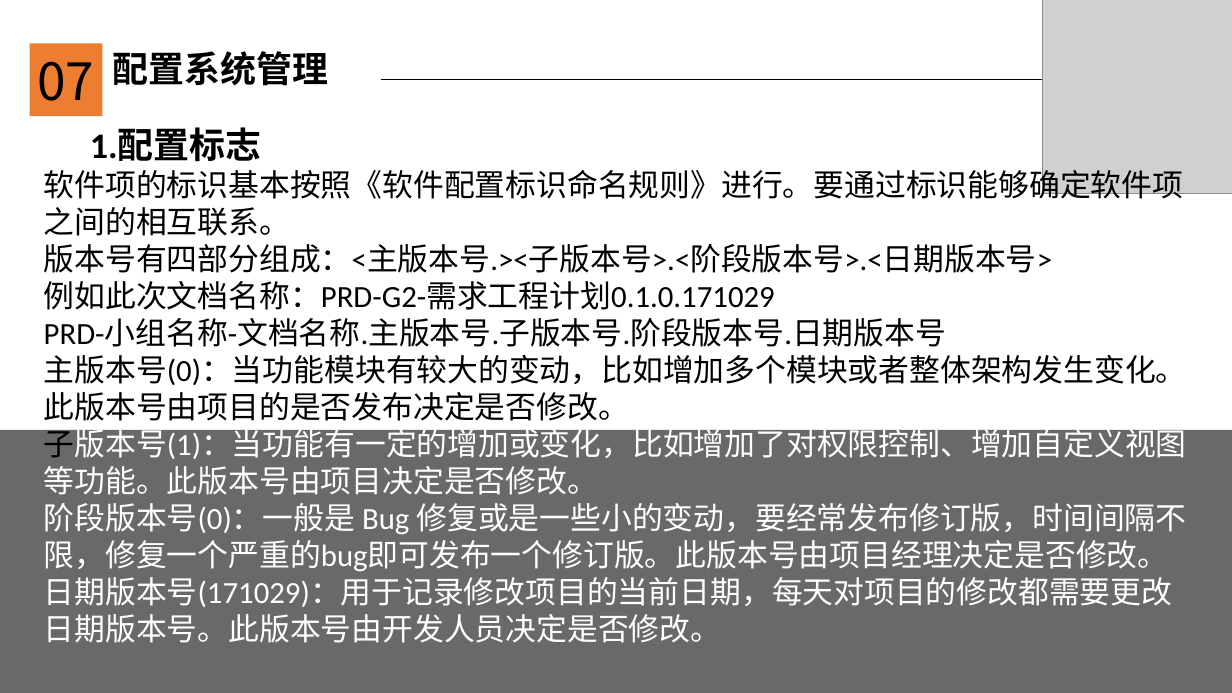
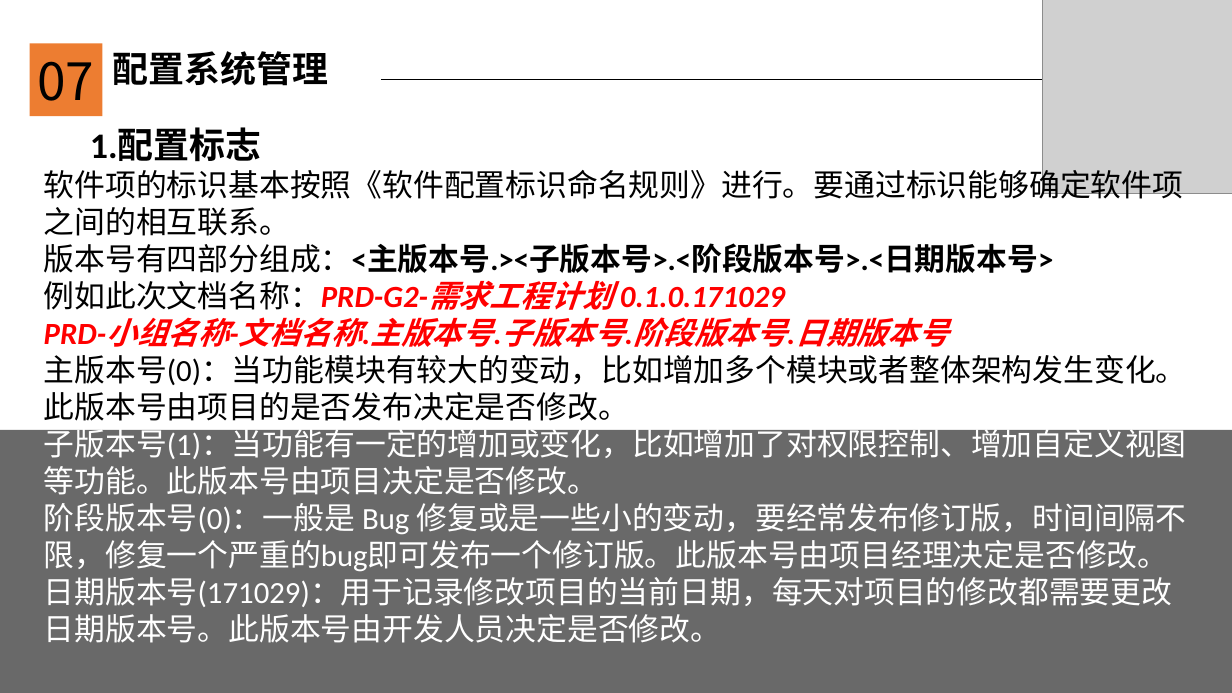
Before and after one commit to JanHonan/store, a slide deck: slide 13 of G2/软件工程系列课程教学辅助网站/非受控文档/陈金润/PRD-G2-需求工程计划ppt.pptx. Drawn at 1232x693 pixels with LibreOffice and Linux fonts; fonts in the diff are those of the drawing; grey boxes stand for pictures; background and template pictures are left out. Boxes give left, top, right and bottom in pixels: in the first picture for what was removed or moved away, otherwise in the second. Text is boxed around its words. In the diff, an @@ line names an element or a change of style, - is before the commit and + after.

Commit message:
简浩男2017-11-2 修改需求工程计划ppt

```diff
--- a/G2/软件工程系列课程教学辅助网站/非受控文档/陈金润/PRD-G2-需求工程计划ppt.pptx
+++ b/G2/软件工程系列课程教学辅助网站/非受控文档/陈金润/PRD-G2-需求工程计划ppt.pptx
@@ text at bbox=[44, 243, 1187, 495]: bold on in "版本号有四部分组成：<主版本号.><子版本号>.<阶段版本号>.<日期版本号>", "PRD-小组名称-文档名称.主版本号.子版本号.阶段版本号.日期版本号"; text colour #000000 to #FF0000, italic on in "PRD-小组名称-文档名称.主版本号.子版本号.阶段版本号.日期版本号"; text colour #000000 to #FFFFFF in "子版本号(1)：当功能有一定的增加或变化，比如增加了对权限控制、增加自定义视图等功能。此版本号由项目决定是否修改。" @@
@@ text at bbox=[44, 281, 785, 310]: text changed; text colour #000000 to #FF0000; bold on; italic on @@
-例如此次文档名称：PRD-G2-需求工程计划0.1.0.171029
+例如此次文档名称：PRD-G2-需求工程计划 0.1.0.171029
```
Also in this commit, not shown: 5 other slides changed, 3 slides added.
